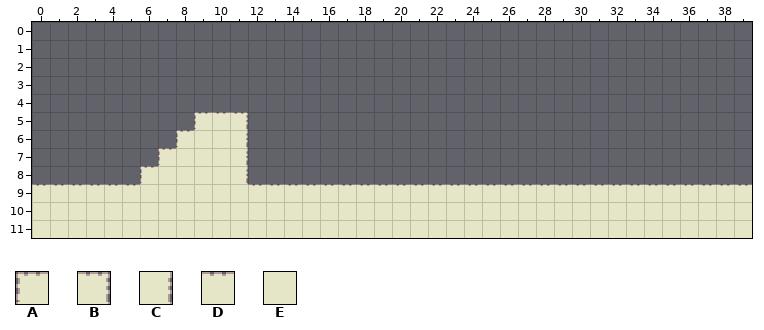
Two versions of a level (Tiled map, ld28-android/assets/data/mapa1.tmx). Above: the version before the commit.
Cells are 32x32 px. Shown: x 0..39, y 0..11. The old version is drawn lined up with the new one.
Key: from "pickleTile": A 6, B 12, C 13, D 14, E 15.
_ is an empty cell.
Layer "Camada de Tiles 1" before, first column x 0:
 0 ________________________________________
 1 ________________________________________
 2 ________________________________________
 3 ________________________________________
 4 ________________________________________
 5 _________ADB____________________________
 6 ________AEEC____________________________
 7 _______AEEEC____________________________
 8 ______AEEEEC____________________________
 9 DDDDDDEEEEEEDDDDDDDDDDDDDDDDDDDDDDDDDDDD
10 EEEEEEEEEEEEEEEEEEEEEEEEEEEEEEEEEEEEEEEE
11 EEEEEEEEEEEEEEEEEEEEEEEEEEEEEEEEEEEEEEEE
New version:
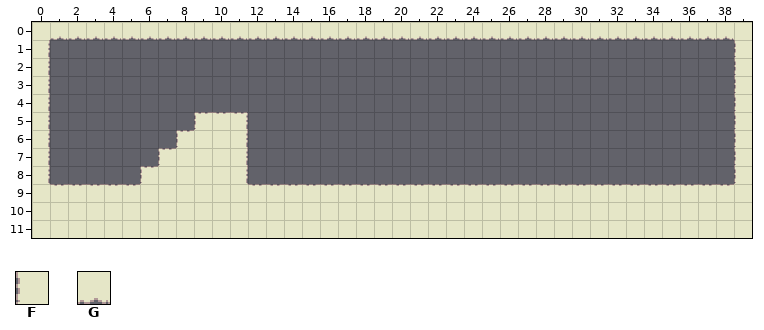
Further tiles: from "pickleTile": F 7, G 11.
The exact change:
map size 40x14 -> 40x12 cells (old content now starts at 0,-2; both pictures use the new coordinates)
Layer "Camada de Tiles 1":
There is now tile C in rows 1 to 8 at x 0.
The edit turns tile D into tile E in row 9 at x 0 and 39.
There is now tile E in row 0 at x 0 and 39.
There is now tile F in rows 1 to 8 at x 39.
There is now tile G in row 0 at x 1 to 38.
